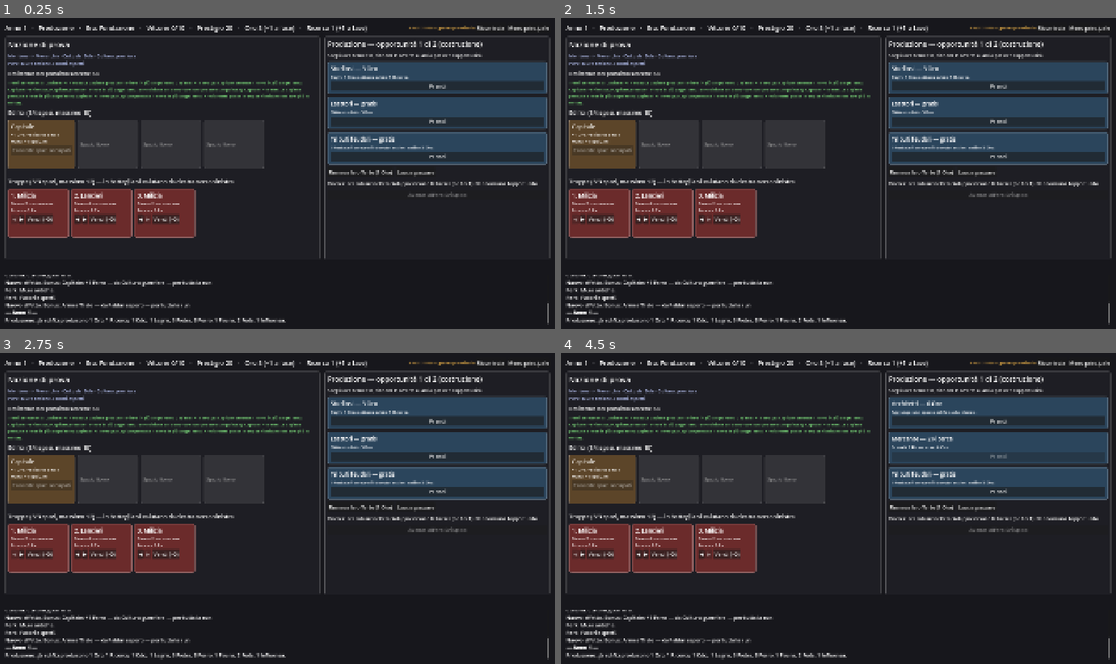
Above: before the commit, frames 1-4 (two rows, left to right).
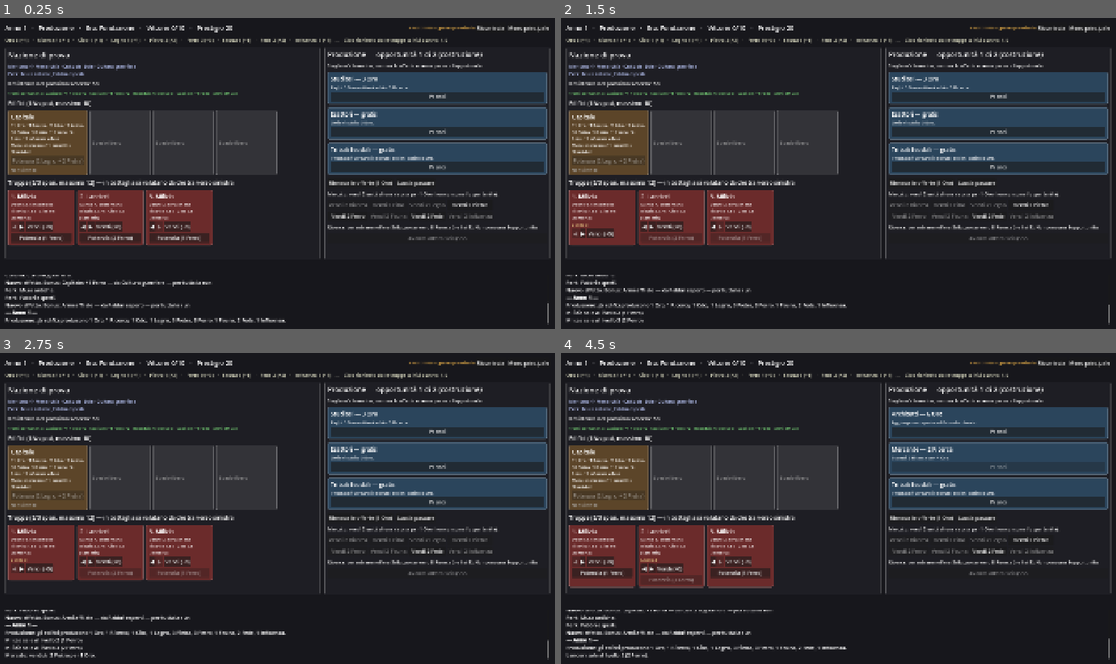
Above: after the commit, the same moments.

Repository: Bazelguese/Ultralopolis
Game: Godot game, scene res://scenes/main.tscn
Same seed, same stepped clock (60 frames per second), same inputs: the game is played once before the commit and once after it. This scene is started directly instead of the project's main scene.
Inputs (mouse positions are in pixels of both pictures, inside the frame that each line leads up to):
- Up to frame 1 (0.25 s): no input
- Up to frame 2 (1.5 s): click (599, 238) at 0.5 s, where only the run after the commit has a clickable "Potenzia (1 Ferro)"; click (599, 245) at 1.25 s, where only the run after the commit has a clickable "Potenzia (2 Ferro)"
- Up to frame 3 (2.75 s): click (471, 539) at 2 s, where only the run after the commit has a clickable "Vendi 2 Pietra"
- Up to frame 4 (4.5 s): click (988, 552) at 2.75 s, where only the run after the commit has a clickable "Vendi 2 Fede"; click "Ricomincia" at 3.5 s; click (672, 573) at 4.25 s, where only the run after the commit has a clickable "Potenzia (2 Ferro)"

The runs differ from the first frame. In frame 1, 21% of the frame differs, in the area x 0-100%, y 2-73%; in frame 2, 23%; in frame 3, 23%; in frame 4, 23%, in the area x 0-100%, y 2-99%.

Commit message:
Interfaccia: barra delle risorse, mercato, potenziamenti, fame e mana a colori
Tutte le nove risorse con la produzione per fase e il cibo richiesto; pannello del mercato;
pulsante Potenzia con il costo del livello successivo; truppe affamate segnalate; carte con
colore, etichette e livello; in battaglia il mana diviso per colore.

Co-Authored-By: Claude Opus 5.5 <noreply@anthropic.com>
Claude-Session: https://claude.ai/code/session_01X2nUZJAwTYNCuuG8byFzbC

Diff:
--- a/scripts/ui/battle_view.gd
+++ b/scripts/ui/battle_view.gd
@@ -149,7 +149,7 @@
 		var piece: PanelContainer = UiKit.panel(UiKit.COLOR_BUILDING, Vector2(150, 0))
 		var piece_box: VBoxContainer = VBoxContainer.new()
 		piece.add_child(piece_box)
-		piece_box.add_child(UiKit.label("%s\n+%d mana" % [def.display_name, def.mana_amount], 15))
+		piece_box.add_child(UiKit.label("%s\n+%d mana %s" % [def.display_name, def.mana_amount, def.mana_type], 15))
 		var production: ProgressBar = ProgressBar.new()
 		production.max_value = def.mana_interval_ms
 		production.custom_minimum_size = Vector2(0, 10)
@@ -168,7 +168,7 @@
 		var piece: PanelContainer = UiKit.panel(UiKit.COLOR_TROOP, Vector2(200, 0))
 		var piece_box: VBoxContainer = VBoxContainer.new()
 		piece.add_child(piece_box)
-		var cost_text: String = "senza mana" if def.mana_cost == 0 else "%d mana" % def.mana_cost
+		var cost_text: String = "senza mana" if def.mana_cost == 0 else "%d mana %s" % [def.mana_cost, def.mana_type]
 		piece_box.add_child(UiKit.label("%s\n%d danni, %s" % [def.display_name, def.damage, cost_text], 16))
 		var cooldown: ProgressBar = ProgressBar.new()
 		cooldown.max_value = def.cooldown_ms
@@ -190,7 +190,10 @@
 		var resistance: int = _sim.get_resistance(side)
 		_resistance_bars[side].value = maxi(resistance, 0)
 		_resistance_labels[side].text = "Resistenza %d / %d" % [resistance, _sim.get_max_resistance(side)]
-		_mana_labels[side].text = "Mana: %d" % _sim.get_mana(side)
+		var mana_parts: PackedStringArray = PackedStringArray()
+		for color: StringName in BattleSim.MANA_COLORS:
+			mana_parts.append("%s %d" % [color, _sim.get_mana(side, color)])
+		_mana_labels[side].text = "Mana: " + " · ".join(mana_parts)
 		for i: int in range(_building_bars[side].size()):
 			var bar: ProgressBar = _building_bars[side][i]
 			bar.value = bar.max_value - _sim.get_building_production_left_ms(side, i)
@@ -202,7 +205,8 @@
 				BattleSim.TroopState.IN_ATTESA_DI_MANA:
 					bar.value = bar.max_value
 					var troop: TroopDef = _setups[side].troops[i]
-					state_label.text = "In attesa di mana (serve %d, ce n'è %d)" % [troop.mana_cost, _sim.get_mana(side, troop.mana_type)]
+					var usable: int = _sim.get_mana(side, troop.mana_type) + _sim.get_mana(side, BattleSim.MANA_ENERGETICO)
+					state_label.text = "In attesa di mana %s (serve %d, ce n'è %d)" % [troop.mana_type, troop.mana_cost, usable]
 					state_label.add_theme_color_override("font_color", UiKit.COLOR_WARNING)
 				BattleSim.TroopState.IN_RICARICA:
 					bar.value = bar.max_value - left
--- a/scripts/ui/main_ui.gd
+++ b/scripts/ui/main_ui.gd
@@ -8,6 +8,7 @@
 var run: RunState
 
 var _status_label: Label
+var _resources_label: Label
 var _buildings_title: Label
 var _buildings_row: HBoxContainer
 var _troops_title: Label
@@ -61,6 +62,8 @@
 	top.add_child(UiKit.label("PROTOTIPO — grafica provvisoria", 14, UiKit.COLOR_WARNING))
 	top.add_child(UiKit.button("Ricomincia", _new_run))
 	top.add_child(UiKit.button("Menu principale", _on_menu))
+	_resources_label = UiKit.wrapped("", 17, Color(0.85, 0.85, 0.75))
+	root.add_child(_resources_label)
 
 	var middle: HBoxContainer = HBoxContainer.new()
 	middle.size_flags_vertical = Control.SIZE_EXPAND_FILL
@@ -176,16 +179,19 @@
 
 
 func _refresh_status() -> void:
-	if run.phase == RunState.Phase.CREAZIONE_NAZIONE:
-		_status_label.text = "Creazione della nazione   ·   Prestigio %d   ·   Oro %d   ·   Ricerca %d" % [run.prestige, run.gold, run.research]
-		return
-	var preview: Vector2i = run.production_preview()
 	var text: String = "Anno %d   ·   %s   ·   Era: %s   ·   Vittorie %d/%d   ·   Prestigio %d" % [
 		run.year, run.phase_name(), run.era_name(), run.wins, run.run_rules.wins_needed, run.prestige]
 	if run.last_chance:
 		text += " (ULTIMA POSSIBILITÀ)"
-	text += "   ·   Oro %d (+%d a fase)   ·   Ricerca %d (+%d a fase)" % [run.gold, preview.x, run.research, preview.y]
 	_status_label.text = text
+	var produced: Array[int] = run.production_per_phase()
+	var parts: PackedStringArray = PackedStringArray()
+	for type: Res.Type in Res.NAMES:
+		parts.append("%s %s (+%s)" % [Res.NAMES[type], run.stock_text(type), Res.format(type, produced[type])])
+	var upkeep: int = 0
+	for piece: BoardPiece in run.board.troops:
+		upkeep += piece.troop.food_tenths
+	_resources_label.text = "   ·   ".join(parts) + "   —   Cibo richiesto dalle truppe a inizio anno: %s" % Res.format(Res.Type.CIBO, upkeep)
 
 
 func _refresh_board() -> void:
@@ -202,15 +208,19 @@
 	if run.phase == RunState.Phase.CREAZIONE_NAZIONE:
 		_resistance_label.text = ""
 	UiKit.clear(_modifiers_box)
-	var traits: PackedStringArray = PackedStringArray()
+	var trait_counts: Dictionary[String, int] = {}
 	var temporary: Array[ActiveModifier] = []
 	for modifier: ActiveModifier in run.modifiers.active:
 		if modifier.def.duration_kind == ModifierDef.Duration.PERMANENTE:
-			traits.append("%s (%s)" % [modifier.def.display_name, modifier.def.description.trim_suffix(".")])
+			trait_counts[modifier.def.display_name] = trait_counts.get(modifier.def.display_name, 0) + 1
 		else:
 			temporary.append(modifier)
-	if not traits.is_empty():
-		_modifiers_box.add_child(UiKit.wrapped("Tratti permanenti: " + "; ".join(traits) + ".", 14, Color(0.5, 0.9, 0.5)))
+	if not trait_counts.is_empty():
+		var traits: PackedStringArray = PackedStringArray()
+		for trait_name: String in trait_counts:
+			var count: int = trait_counts[trait_name]
+			traits.append(trait_name if count == 1 else "%s ×%d" % [trait_name, count])
+		_modifiers_box.add_child(UiKit.wrapped("Tratti permanenti: " + " · ".join(traits), 14, Color(0.5, 0.9, 0.5)))
 	if not temporary.is_empty():
 		_modifiers_box.add_child(UiKit.label("Effetti attivi:", 18, UiKit.COLOR_WARNING))
 		for modifier: ActiveModifier in temporary:
@@ -223,19 +233,24 @@
 	UiKit.clear(_buildings_row)
 	for i: int in range(board.buildings.size()):
 		var piece: BoardPiece = board.buildings[i]
-		var card: PanelContainer = UiKit.panel(UiKit.COLOR_BUILDING, Vector2(210, 170))
+		var card: PanelContainer = UiKit.panel(UiKit.COLOR_BUILDING, Vector2(230, 170))
 		var box: VBoxContainer = VBoxContainer.new()
 		card.add_child(box)
 		box.add_child(UiKit.label(piece.building.display_name, 20))
-		box.add_child(UiKit.label(UiKit.building_details(run.effective_building(piece)), 14))
+		box.add_child(UiKit.wrapped(UiKit.building_details(run.effective_building(piece), run.building_production(piece)), 14))
 		_add_piece_modifiers(box, piece)
+		_add_level(box, piece)
 		if replacing_building:
 			var can_replace: bool = run.board.can_replace_building(i, _pending_building_def())
 			box.add_child(UiKit.button("Sostituisci" if can_replace else "Concede spazi occupati", _on_replace.bind(i), can_replace))
 		elif not run.is_over():
-			var can_sell: bool = run.board.can_sell_building(i)
-			var sell_text: String = "Vendi (+%d)" % RunState.half_down(piece.paid) if can_sell else "Concede spazi occupati"
-			box.add_child(UiKit.button(sell_text, _on_sell_building.bind(i), can_sell))
+			_add_upgrade_button(box, piece, _on_upgrade_building.bind(i))
+			if piece.building.is_capital:
+				box.add_child(UiKit.label("Non si vende", 14, Color(0.7, 0.7, 0.7)))
+			else:
+				var can_sell: bool = run.board.can_sell_building(i)
+				var sell_text: String = "Vendi (+%d)" % RunState.half_down(piece.paid) if can_sell else "Concede spazi occupati"
+				box.add_child(UiKit.button(sell_text, _on_sell_building.bind(i), can_sell))
 		_buildings_row.add_child(card)
 	for i: int in range(board.building_capacity() - board.buildings.size()):
 		_buildings_row.add_child(_empty_slot())
@@ -244,12 +259,15 @@
 	UiKit.clear(_troops_row)
 	for i: int in range(board.troops.size()):
 		var piece: BoardPiece = board.troops[i]
-		var card: PanelContainer = UiKit.panel(UiKit.COLOR_TROOP, Vector2(210, 170))
+		var card: PanelContainer = UiKit.panel(UiKit.COLOR_TROOP, Vector2(230, 170))
 		var box: VBoxContainer = VBoxContainer.new()
 		card.add_child(box)
 		box.add_child(UiKit.label("%d. %s" % [i + 1, piece.troop.display_name], 20))
-		box.add_child(UiKit.label(UiKit.troop_details(run.effective_troop(piece)), 14))
+		box.add_child(UiKit.wrapped(UiKit.troop_details(run.effective_troop(piece)), 14))
 		_add_piece_modifiers(box, piece)
+		_add_level(box, piece)
+		if piece.hungry:
+			box.add_child(UiKit.label("⚠ Affamata: ricarica ×1,5", 14, UiKit.COLOR_ERROR))
 		if replacing_troop:
 			box.add_child(UiKit.button("Sostituisci", _on_replace.bind(i)))
 		elif not run.is_over():
@@ -258,9 +276,49 @@
 			buttons.add_child(UiKit.button("▶", _on_move_troop.bind(i, i + 1), i < board.troops.size() - 1))
 			buttons.add_child(UiKit.button("Vendi (+%d)" % RunState.half_down(piece.paid), _on_sell_troop.bind(i)))
 			box.add_child(buttons)
+			_add_upgrade_button(box, piece, _on_upgrade_troop.bind(i))
 		_troops_row.add_child(card)
 	for i: int in range(board.troop_capacity() - board.troops.size()):
 		_troops_row.add_child(_empty_slot())
+
+
+func _add_level(box: VBoxContainer, piece: BoardPiece) -> void:
+	if piece.level > 1:
+		box.add_child(UiKit.label("Livello %d" % piece.level, 14, Color(0.95, 0.85, 0.55)))
+
+
+## Pulsante "Potenzia" con il costo del prossimo livello (GDD §6.5).
+func _add_upgrade_button(box: VBoxContainer, piece: BoardPiece, callback: Callable) -> void:
+	var cost: ResourceAmounts = run.upgrade_cost_of(piece)
+	if cost == null:
+		return
+	box.add_child(UiKit.button("Potenzia (%s)" % cost.describe(), callback, run.can_pay(cost)))
+
+
+func _on_upgrade_building(index: int) -> void:
+	_act(run.upgrade_building(index))
+
+
+func _on_upgrade_troop(index: int) -> void:
+	_act(run.upgrade_troop(index))
+
+
+## Mercato delle risorse (GDD §5.3): vende a gruppi al tasso fisso.
+func _show_market() -> void:
+	var rate: int = run.run_rules.market_units_per_gold
+	_action_box.add_child(UiKit.wrapped("Mercato: vendi %d unità di una risorsa per 1 Oro (non consuma l'opportunità)." % rate, 16))
+	var grid: GridContainer = GridContainer.new()
+	grid.columns = 4
+	for type: Res.Type in Res.NAMES:
+		if type == Res.Type.ORO:
+			continue
+		var enough: bool = run.stock[type] >= rate * Res.scale(type)
+		grid.add_child(UiKit.button("Vendi %d %s" % [rate, Res.NAMES[type]], _on_sell_resource.bind(type), enough))
+	_action_box.add_child(grid)
+
+
+func _on_sell_resource(type: Res.Type) -> void:
+	_act(run.sell_resource(type, run.run_rules.market_units_per_gold))
 
 
 ## Segnala sulla carta i malus o bonus che colpiscono proprio quell'elemento.
@@ -331,6 +389,8 @@
 	buttons.add_child(UiKit.button("Lascia passare", _on_pass))
 	_action_box.add_child(buttons)
 
+	_show_market()
+
 	var era_cost: int = run.next_era_cost()
 	if era_cost >= 0:
 		_action_box.add_child(UiKit.wrapped("Ricerca: per entrare nell'era %s servono %d Ricerca (ne hai %d). Non consuma l'opportunità." % [run.era_name(run.era + 1), era_cost, run.research], 16))
--- a/scripts/ui/ui_kit.gd
+++ b/scripts/ui/ui_kit.gd
@@ -63,24 +63,40 @@
 	return "%.1f s" % (ms / 1000.0)
 
 
-static func building_details(def: BuildingDef) -> String:
+## Colori associati ai colori del mana, per le scritte.
+const MANA_TEXT_COLORS: Dictionary[StringName, Color] = {
+	&"rosso": Color(1.0, 0.5, 0.45),
+	&"verde": Color(0.55, 0.9, 0.55),
+	&"blu": Color(0.55, 0.75, 1.0),
+	&"energetico": Color(1.0, 0.9, 0.45),
+}
+
+
+## Descrizione di un edificio. produced: produzione per fase in unità interne
+## (se vuota si usa quella di base della scheda).
+static func building_details(def: BuildingDef, produced: Array[int] = []) -> String:
 	var parts: PackedStringArray = PackedStringArray()
-	if def.gold_per_phase > 0:
-		parts.append("+%d Oro" % def.gold_per_phase)
-	if def.research_per_phase > 0:
-		parts.append("+%d Ricerca" % def.research_per_phase)
+	for type: Res.Type in Res.NAMES:
+		var amount: int = produced[type] if not produced.is_empty() else def.production(type) * Res.scale(type)
+		if amount > 0:
+			parts.append("+%s %s" % [Res.format(type, amount), Res.NAMES[type]])
 	var economy: String = ", ".join(parts) + " a fase" if not parts.is_empty() else "Nessuna risorsa"
-	var text: String = "%s\nMana: +%d ogni %s" % [economy, def.mana_amount, seconds(def.mana_interval_ms)]
+	var text: String = "%s\nMana %s: +%d ogni %s" % [economy, def.mana_type, def.mana_amount, seconds(def.mana_interval_ms)]
 	if def.extra_building_slots > 0:
 		text += "\n+%d spazio edificio" % def.extra_building_slots
 	if def.extra_troop_slots > 0:
 		text += "\n+%d spazio truppa" % def.extra_troop_slots
+	if not def.tags.is_empty():
+		text += "\n[%s]" % ", ".join(def.tags)
 	return text
 
 
 static func troop_details(def: TroopDef) -> String:
-	var cost: String = "senza mana" if def.mana_cost == 0 else "%d mana" % def.mana_cost
-	return "Danno %d, %s\nRicarica %s" % [def.damage, cost, seconds(def.cooldown_ms)]
+	var cost: String = "senza mana" if def.mana_cost == 0 else "%d mana %s" % [def.mana_cost, def.mana_type]
+	var text: String = "Danno %d, %s\nRicarica %s · Cibo %s" % [def.damage, cost, seconds(def.cooldown_ms), Res.format(Res.Type.CIBO, def.food_tenths)]
+	if not def.tags.is_empty():
+		text += "\n[%s]" % ", ".join(def.tags)
+	return text
 
 
 ## Riassunto dell'identità: "Popolo · Governo · ..." e i perk su una seconda riga.
